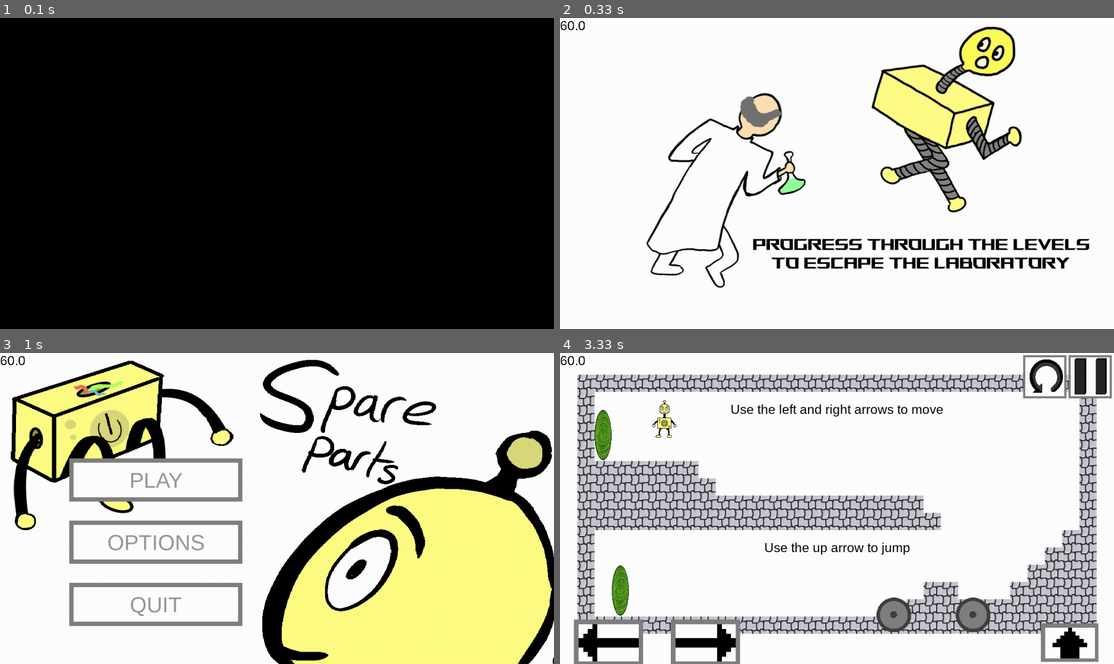
Above: before the commit, frames 1-4 (two rows, left to right).
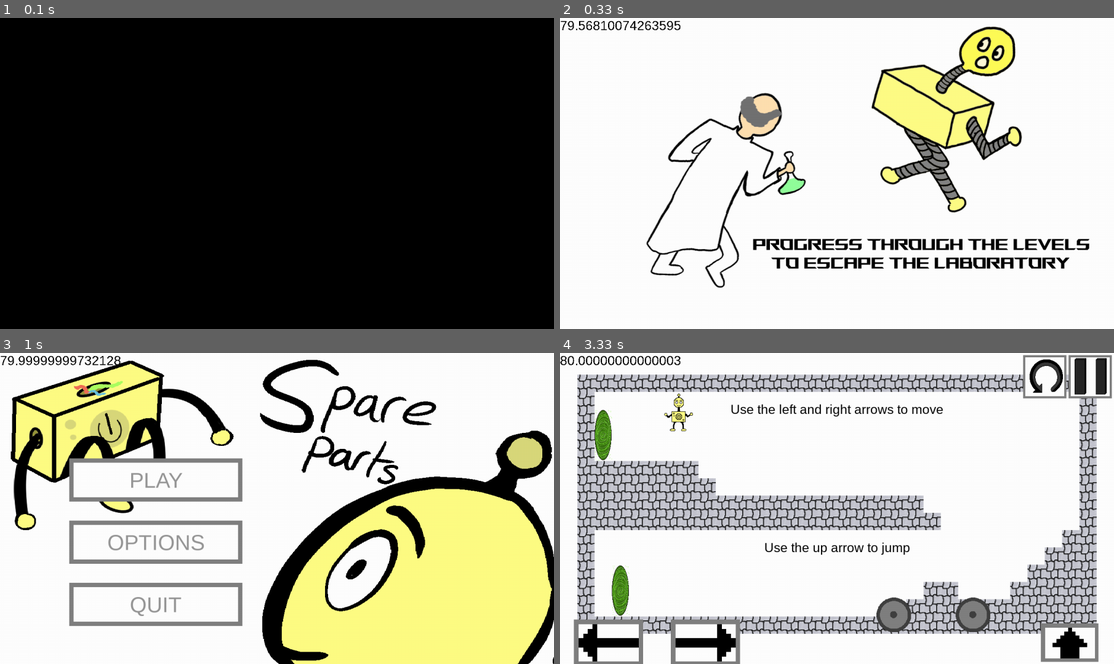
Above: after the commit, the same moments.

Repository: MartinWho2/Mobile_game_jam
Game: pygame game, started from main.py
Same seed, same stepped clock (60 frames per second), same inputs: the game is played once before the commit and once after it.
Inputs (mouse positions are in pixels of both pictures, inside the frame that each line leads up to):
- Up to frame 1 (0.1 s): no input
- Up to frame 2 (0.33 s): no input
- Up to frame 3 (1 s): click (277, 508) at 0.38 s; press the mouse at (155, 542) at 0.7 s; move the mouse to (249, 539) at 0.8 s; release the mouse at (343, 536) at 0.93 s
- Up to frame 4 (3.33 s): press the mouse at (715, 480) at 2.03 s; move the mouse to (687, 474) at 2.13 s; release the mouse at (665, 468) at 2.27 s; click (670, 455) at 2.38 s; hold D 2.67-3.13 s; hold W from 3.17 s (still down)

Frame 1 is identical in both runs. In frame 2, 0.3% of the frame differs, in the area x 0-22%, y 0-4%; in frame 3, 0.3%; in frame 4, 0.7%, in the area x 0-24%, y 0-28%.

Commit message:
Small fixes

Diff:
--- a/fonctions.py
+++ b/fonctions.py
@@ -30,7 +30,7 @@
         temporary_list = []
         for char in text:
             if char != "\n":
-                temporary_list.append(char)
+                temporary_list.append(int(char))
             else:
                 carte.append(temporary_list)
                 temporary_list = []
--- a/game.py
+++ b/game.py
@@ -114,7 +114,7 @@
         self.portal_rect = pygame.rect.Rect(0, 0, 10, 10)  # Modifié dans load level
 
     def update(self, dt):
-
+        print(f"dt = {dt}")
         time = pygame.time.get_ticks()
         self.blit_map()
         for text in self.texts:
@@ -230,7 +230,7 @@
         for r_index, row in enumerate(self.map):
             for c_index, item in enumerate(row):
                 tile = item
-                if tile == "2":
+                if tile == 2:
                     self.window.blit(self.glass_image, (c_index * self.tile_size+self.offset[0], r_index * self.tile_size+self.offset[1]))
         timing = pygame.time.get_ticks()
         #print(f"blit glass {timing - timing_2}")
@@ -260,10 +260,10 @@
         for r_index, row in enumerate(self.map):
             for c_index, item in enumerate(row):
                 tile = item
-                if tile != "1":
+                if tile != 1:
                     pygame.draw.rect(map_image,(255,255,255),pygame.rect.Rect(c_index * self.tile_size, r_index * self.tile_size,self.tile_size,self.tile_size))
                     #map_image.blit(self.back_tile_image, (c_index * self.tile_size, r_index * self.tile_size))
-                if tile == "1":
+                if tile == 1:
                     map_image.blit(self.tile_image, (c_index * self.tile_size, r_index * self.tile_size))
         return map_image
 
--- a/laser.py
+++ b/laser.py
@@ -33,7 +33,7 @@
                 tile = self.map[pos[1]][pos[0]-i]
             elif direction == "right":
                 tile = self.map[pos[1]][pos[0]+i]
-            if tile != "0":
+            if tile != 0:
                 break
             self.laser_range += 1
         if direction == "up":
--- a/main.py
+++ b/main.py
@@ -10,7 +10,7 @@
 window = pygame.display.set_mode((1280, 720))
 
 clock = pygame.time.Clock()
-fps = 60
+fps = 80
 
 
 def platform():
@@ -20,7 +20,7 @@
         return "win"
 
 def display_fps(dt):
-    fps_text = pygame.font.SysFont("arial",30).render(str(round(60 / dt, 3)), False, (0, 0, 0))
+    fps_text = pygame.font.SysFont("arial",30).render(str(dt), False, (0, 0, 0))
     window.blit(fps_text, (0, 0))
 
 
@@ -46,7 +46,7 @@
         before = time.time()
         if dt > 5:
             dt = 5.0
-        display_fps(dt)
+        display_fps(clock.get_fps())
         pygame.display.flip()
         window.fill((255, 255, 255))
         if in_game:
--- a/moving_sprite.py
+++ b/moving_sprite.py
@@ -41,18 +41,20 @@
         # Collision with tiles
         if tiles:
             # Checks for collisions with tiles near the sprite
+            a = pygame.time.get_ticks()
             for r_index, row in enumerate(self.tiles):
                 for c_index, item in enumerate(row):
                     tile = item
-                    if tile != "0":
+                    if tile != 0:
                         mask = self.collide_with_mask(self.tile, (c_index * self.tile_size, r_index * self.tile_size))
                         if mask.count():
-                            if item == "2" and breaking:
-                                self.tiles[r_index][c_index] = "0"
+                            if item == 2 and breaking:
+                                self.tiles[r_index][c_index] = 0
                                 self.breaking_glass(r_index, c_index)
                             else:
                                 get_hits.append(mask)
-
+            print(f"Collision with : map player {pygame.time.get_ticks()-a}")
+        a = pygame.time.get_ticks()
         # Collision with elements
         for group in sprite_groups:
             for element in group:
@@ -61,7 +63,7 @@
                     if return_sprite:
                         return element
                     get_hits.append(mask)
-
+        print(f"Collision with sprites : player {pygame.time.get_ticks()-a}")
         return get_hits
 
     def collide(self, hits: list, axis: bool) -> int:
@@ -141,15 +143,15 @@
         self.collide(hits, True)
 
     def breaking_glass(self, row, column):
-        if self.tiles[row + 1][column] == "2":
-            self.tiles[row + 1][column] = "0"
+        if self.tiles[row + 1][column] == 2:
+            self.tiles[row + 1][column] = 0
             self.breaking_glass(row + 1, column)
-        if self.tiles[row][column + 1] == "2":
-            self.tiles[row][column + 1] = "0"
+        if self.tiles[row][column + 1] == 2:
+            self.tiles[row][column + 1] = 0
             self.breaking_glass(row, column + 1)
-        if self.tiles[row - 1][column] == "2":
-            self.tiles[row - 1][column] = "0"
+        if self.tiles[row - 1][column] == 2:
+            self.tiles[row - 1][column] = 0
             self.breaking_glass(row - 1, column)
-        if self.tiles[row][column - 1] == "2":
-            self.tiles[row][column - 1] = "0"
+        if self.tiles[row][column - 1] == 2:
+            self.tiles[row][column - 1] = 0
             self.breaking_glass(row, column - 1)
--- a/player.py
+++ b/player.py
@@ -47,7 +47,6 @@
             #print("class is ",self.check_collision(tiles=False,return_sprite=True).__class__)
         self.fall(dt)
 
-
         # Update state
         if self.is_jumping:
             self.state = 'jump'
